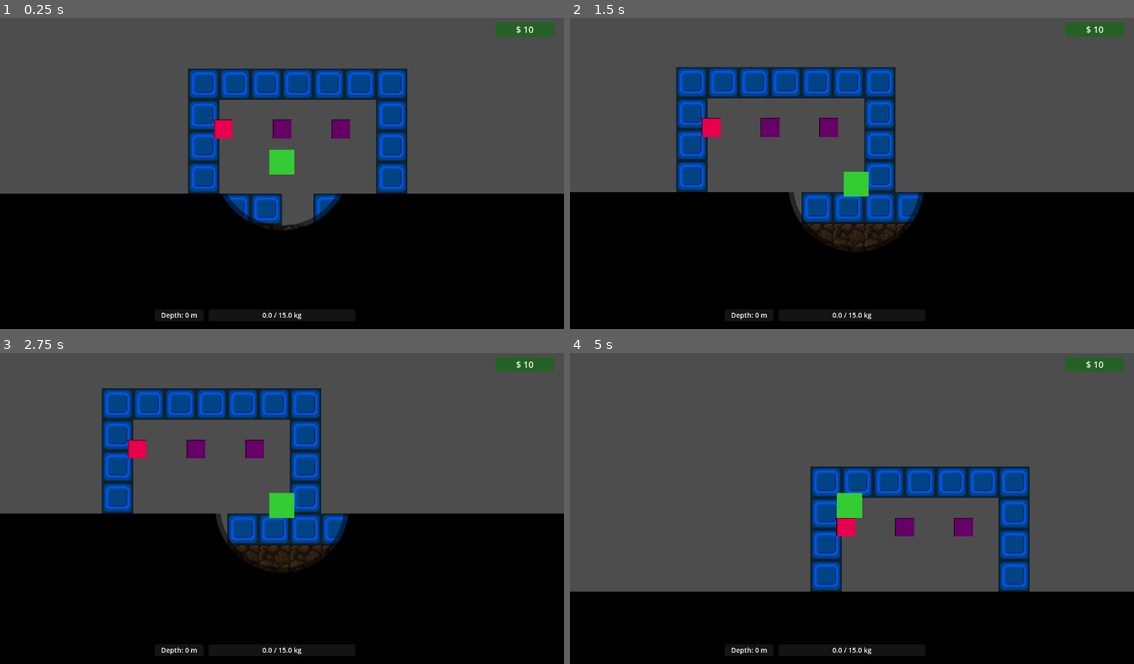
Above: before the commit, frames 1-4 (two rows, left to right).
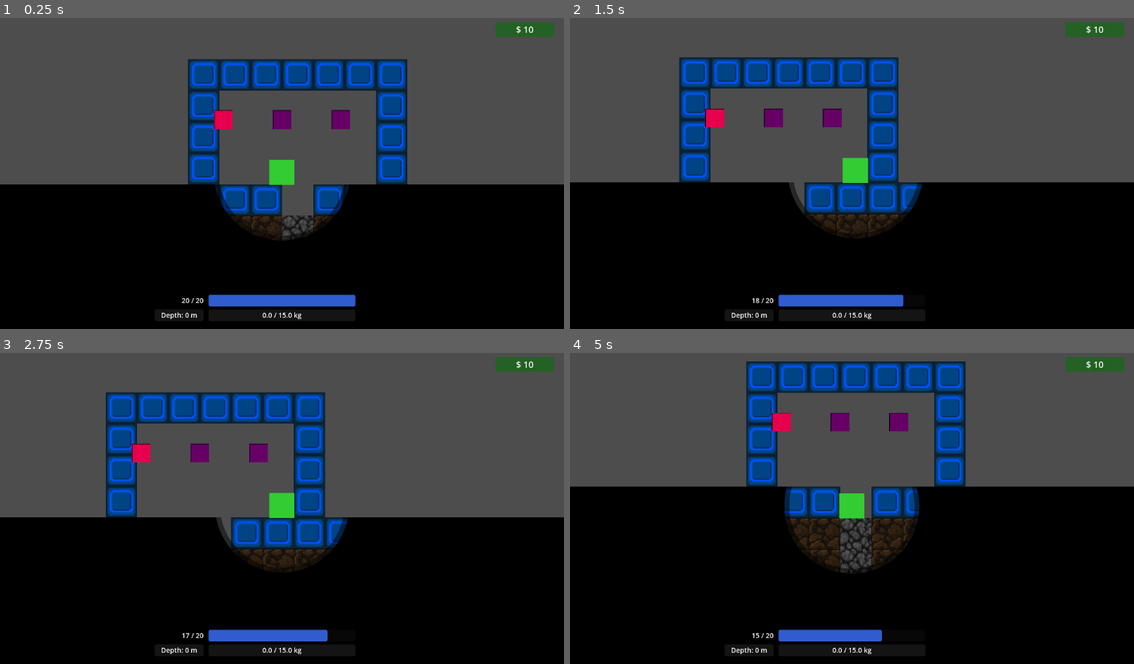
Above: after the commit, the same moments.

Repository: AndriiPets/Digger_game
Game: Godot game, scene res://Scenes/TestScenes/TestScene.tscn
Same seed, same stepped clock (60 frames per second), same inputs: the game is played once before the commit and once after it. The project has no main scene, so this scene is started directly. The engine's default icon, where the game draws it, is replaced by a stand-in: a white triangle on a blue panel in a dark square.
Inputs:
- Up to frame 1 (0.25 s): no input
- Up to frame 2 (1.5 s): tap Enter at 0.5 s; hold Right (ui_right) 0.53-1.28 s; hold Space 0.53-1.28 s; hold Down (ui_down) from 1.28 s (still down); tap Z at 1.35 s
- Up to frame 3 (2.75 s): tap Space at 1.52, 1.55, 1.82, 2.3 s; release Down (ui_down) at 2.03 s; hold Right (ui_right) from 2.03 s (still down); hold X from 2.03 s (still down)
- Up to frame 4 (5 s): tap Space at 2.75, 2.85, 3.02, 3.32, 3.77, 3.8, 4.07, 4.52, 4.55, 4.82 s; release Right (ui_right) at 2.78 s; release X at 2.78 s; hold Up (ui_up) 2.78-3.53 s; hold Z 3.53-4.28 s; hold Left (ui_left) from 3.53 s (still down); tap X at 4.35 s

The runs differ from the first frame. In frame 1, 11% of the frame differs, in the area x 0-100%, y 13-93%; in frame 2, 14%; in frame 3, 10%; in frame 4, 44%, in the area x 0-100%, y 2-93%.

Commit message:
energy system

Diff:
--- a/Objects/Managers/game_manager.gd
+++ b/Objects/Managers/game_manager.gd
@@ -3,7 +3,6 @@
 
 enum GameState {SAFE, RUN}
 
-@export var round_time: float = 60.0
 @export var player_start_pos: Vector2 = Vector2(0, -32)
 
 @export_group("References")
@@ -12,14 +11,13 @@
 @export var safe_zone: SafeZone
 
 @export_group("UI References")
-@export var game_ui: TimerUI
+@export var energy_ui: EnergyUI
 @export var encumbrance_ui: EncumbranceUI
 @export var depth_ui: DepthUI
 @export var money_ui: MoneyUI
 @export var floating_text_scene: PackedScene
 
 var total_money: int = 10
-var _current_time: float
 var _current_state: GameState = GameState.SAFE
 
 func _ready() -> void:
@@ -45,6 +43,12 @@
 			if not player.inventory.inventory_changed_value.is_connected(encumbrance_ui.update_display):
 				player.inventory.inventory_changed_value.connect(encumbrance_ui.update_display)
 				encumbrance_ui.update_display(player.inventory.current_weight, player.inventory.max_weight)
+
+		if energy_ui and not player.energy_changed.is_connected(energy_ui.update_energy):
+			player.energy_changed.connect(energy_ui.update_energy)
+
+		if not player.energy_depleted.is_connected(_on_energy_depleted):
+			player.energy_depleted.connect(_on_energy_depleted)
 
 	var shops = get_tree().get_nodes_in_group("shops")
 	for shop in shops:
@@ -80,11 +84,6 @@
 	popup.setup(text, player.global_position + random_offset, color)
 
 func _process(delta: float) -> void:
-	if _current_state == GameState.RUN and _current_time > 0:
-		_current_time -= delta
-		if game_ui: game_ui.update_timer(_current_time)
-		if _current_time <= 0: _end_round()
-
 	if depth_ui and player:
 		var grid_size = player.grid_size if "grid_size" in player else 32
 		var depth_meters = floor(player.global_position.y / float(grid_size))
@@ -101,13 +100,6 @@
 func _reset_game() -> void:
 	_current_state = GameState.SAFE
 
-	# NEW: Calculate Time based on stats
-	var bonus_time = 0.0
-	if player and player.stats:
-		bonus_time = player.stats.get_value("time_bonus")
-
-	_current_time = round_time + bonus_time
-
 	if player:
 		player.velocity = Vector2.ZERO
 		player.global_position = player_start_pos
@@ -115,14 +107,15 @@
 		player.reset_all_stats()
 
 	if terrain_manager: terrain_manager.regenerate_map()
-	if game_ui:
-		game_ui.update_timer(_current_time)
-		game_ui.set_timer_visible(false)
 
 func start_run() -> void:
 	if _current_state == GameState.SAFE:
 		_current_state = GameState.RUN
-		if game_ui: game_ui.set_timer_visible(true)
+
+func _on_energy_depleted() -> void:
+	# UPDATED: Always trigger restart if energy depleted, regardless of state
+	_spawn_floating_text("Exhausted!", Color.RED)
+	_end_round()
 
 func _end_round() -> void:
 	_reset_game()
--- a/Objects/Player/Player.tscn
+++ b/Objects/Player/Player.tscn
@@ -1,41 +1,41 @@
-[gd_scene load_steps=7 format=3 uid="uid://q3gkxaqb0g24"]
+[gd_scene format=3 uid="uid://q3gkxaqb0g24"]
 
-[ext_resource type="Script" path="res://Objects/Player/player.gd" id="1_script"]
-[ext_resource type="Script" path="res://Objects/Components/Inventory/inventory_component.gd" id="2_oansn"]
-[ext_resource type="Script" path="res://Objects/Components/Stats/stats_component.gd" id="3_stats"]
-[ext_resource type="Script" path="res://Objects/Components/Upgrades/upgrade_manager.gd" id="4_upgrades"]
+[ext_resource type="Script" uid="uid://1teegydqhma8" path="res://Objects/Player/player.gd" id="1_script"]
+[ext_resource type="Script" uid="uid://qfsa8oxar5a6" path="res://Objects/Components/Inventory/inventory_component.gd" id="2_oansn"]
+[ext_resource type="Script" uid="uid://bjt1xw1r0wdvy" path="res://Objects/Components/Stats/stats_component.gd" id="3_stats"]
+[ext_resource type="Script" uid="uid://sqidlgeqilni" path="res://Objects/Components/Upgrades/upgrade_manager.gd" id="4_upgrades"]
 
 [sub_resource type="RectangleShape2D" id="RectangleShape2D_player"]
-size = Vector2(16, 16)
+size = Vector2(24, 24)
 
 [sub_resource type="RectangleShape2D" id="RectangleShape2D_dig"]
-size = Vector2(16, 16)
+size = Vector2(24, 24)
 
-[node name="Player" type="CharacterBody2D"]
+[node name="Player" type="CharacterBody2D" unique_id=475047481]
 script = ExtResource("1_script")
 
-[node name="Visual" type="ColorRect" parent="."]
+[node name="Visual" type="ColorRect" parent="." unique_id=1934812268]
 offset_left = -12.0
 offset_top = -12.0
 offset_right = 12.0
 offset_bottom = 12.0
 color = Color(0.2, 0.8, 0.2, 1)
 
-[node name="CollisionShape2D" type="CollisionShape2D" parent="."]
+[node name="CollisionShape2D" type="CollisionShape2D" parent="." unique_id=619360698]
 shape = SubResource("RectangleShape2D_player")
 
-[node name="DigDetector" type="Area2D" parent="."]
+[node name="DigDetector" type="Area2D" parent="." unique_id=1160029519]
 
-[node name="CollisionShape2D" type="CollisionShape2D" parent="DigDetector"]
+[node name="CollisionShape2D" type="CollisionShape2D" parent="DigDetector" unique_id=1739942352]
 shape = SubResource("RectangleShape2D_dig")
 debug_color = Color(0.9, 0.2, 0.2, 0.4)
 
-[node name="Inventory" type="Node" parent="."]
+[node name="Inventory" type="Node" parent="." unique_id=1964195654]
 unique_name_in_owner = true
 script = ExtResource("2_oansn")
 
-[node name="StatsComponent" type="Node" parent="."]
+[node name="StatsComponent" type="Node" parent="." unique_id=544419760]
 script = ExtResource("3_stats")
 
-[node name="UpgradeManager" type="Node" parent="."]
+[node name="UpgradeManager" type="Node" parent="." unique_id=400928977]
 script = ExtResource("4_upgrades")
--- a/Objects/Player/player.gd
+++ b/Objects/Player/player.gd
@@ -1,9 +1,14 @@
 class_name Player
 extends CharacterBody2D
+
+# Define Movement Modes
+enum MovementMode {NORMAL, DIG, FLYING}
 
 # Signals
 signal item_collected(type: TileDefinition)
 signal inventory_full_rejected()
+signal energy_changed(current: float, max_val: float)
+signal energy_depleted
 
 # Components
 @onready var visual: ColorRect = $Visual
@@ -13,12 +18,18 @@
 @onready var upgrades: UpgradeManager = $UpgradeManager
 
 # Exports
+@export_group("Modes")
+@export var current_mode: MovementMode = MovementMode.DIG
+
 @export_group("Base Stats")
 @export var base_speed: float = 150.0
 @export var base_dig_interval: float = 0.5
 @export var grid_size: int = 32
 @export var recoil_distance: float = 10.0
 @export var recoil_recovery_speed: float = 5.0
+@export var gravity: float = 1200.0
+@export var base_max_energy: float = 20.0
+@export var fly_energy_cost: float = 4.0 # Cost per second
 
 # State
 var _input_direction: Vector2 = Vector2.ZERO
@@ -30,21 +41,24 @@
 var _dig_cooldown: float = 0.0
 var _debug_flash_timer: float = 0.0
 
+# Energy State
+var current_energy: float = 100.0
+
 func _ready() -> void:
 	add_to_group("player")
 
-	# Connect signal to listen for upgrades
 	stats.stat_changed.connect(_on_stat_changed)
 
 	# Initialize Stats
 	stats.initialize("move_speed", base_speed)
 	stats.initialize("dig_speed", base_dig_interval)
 	stats.initialize("dig_damage", 1.0)
-
-	# Initialize Time Bonus (starts at 0)
 	stats.initialize("time_bonus", 0.0)
 
-	# Initialize Weight from Inventory Component's default
+	# Initialize Energy
+	stats.initialize("max_energy", base_max_energy)
+	current_energy = stats.get_value("max_energy")
+
 	if inventory:
 		stats.initialize("max_weight", inventory.max_weight)
 
@@ -66,13 +80,18 @@
 		inventory.inventory_changed_value.connect(_on_inventory_weight_changed)
 		_on_inventory_weight_changed(inventory.current_weight, inventory.max_weight)
 
+	call_deferred("_emit_energy_update")
+
+func _emit_energy_update() -> void:
+	energy_changed.emit(current_energy, stats.get_value("max_energy"))
+
 func _on_stat_changed(stat_name: String, new_value: float) -> void:
 	if stat_name == "max_weight" and inventory:
 		inventory.max_weight = new_value
-		# Force UI update
 		inventory.inventory_changed_value.emit(inventory.current_weight, inventory.max_weight)
-		# Re-check speed penalty logic
 		_on_inventory_weight_changed(inventory.current_weight, inventory.max_weight)
+	elif stat_name == "max_energy":
+		_emit_energy_update()
 
 func reset_all_stats() -> void:
 	if stats:
@@ -80,6 +99,8 @@
 	if upgrades:
 		upgrades.clear_upgrades()
 	_speed_multiplier = 1.0
+	current_energy = stats.get_value("max_energy")
+	_emit_energy_update()
 
 func _process(delta: float) -> void:
 	if _debug_flash_timer > 0:
@@ -99,15 +120,26 @@
 func _physics_process(delta: float) -> void:
 	_handle_timers(delta)
 	_handle_input()
-	_handle_movement()
+	_handle_movement(delta)
 	_handle_actions()
+
+	if current_mode == MovementMode.FLYING:
+		consume_energy(fly_energy_cost * delta)
+
+func consume_energy(amount: float) -> void:
+	if current_energy <= 0: return
+
+	current_energy -= amount
+	if current_energy <= 0:
+		current_energy = 0
+		# Emit depleted signal immediately when hitting 0
+		energy_depleted.emit()
+
+	energy_changed.emit(current_energy, stats.get_value("max_energy"))
 
 func _handle_timers(delta: float) -> void:
 	if _dig_cooldown > 0:
 		_dig_cooldown -= delta
-
-func _unhandled_input(_event: InputEvent) -> void:
-	pass
 
 func _handle_input() -> void:
 	var raw_input := Input.get_vector("ui_left", "ui_right", "ui_up", "ui_down")
@@ -121,17 +153,41 @@
 	else:
 		_input_direction = Vector2.ZERO
 
-func _handle_movement() -> void:
+	# Hold Space to fly logic
+	if Input.is_key_pressed(KEY_SPACE) and current_energy > 0:
+		if current_mode != MovementMode.FLYING:
+			current_mode = MovementMode.FLYING
+			velocity.y = 0
+	else:
+		if current_mode == MovementMode.FLYING:
+			current_mode = MovementMode.DIG
+
+func _handle_movement(delta: float) -> void:
 	var current_speed = stats.get_value("move_speed")
-	velocity = _input_direction * current_speed * _speed_multiplier
+
+	match current_mode:
+		MovementMode.FLYING:
+			velocity = _input_direction * current_speed * _speed_multiplier
+		MovementMode.NORMAL, MovementMode.DIG:
+			velocity.x = _input_direction.x * current_speed * _speed_multiplier
+			velocity.y += gravity * delta
+
 	move_and_slide()
 
 func _handle_actions() -> void:
+	if current_mode == MovementMode.NORMAL:
+		return
+
 	if Input.is_key_pressed(KEY_Z):
 		if _dig_cooldown <= 0:
 			_try_manual_dig()
 
 func _try_manual_dig() -> void:
+	# UPDATED: Allow digging as long as we have ANY energy (>0),
+	# even if it's less than 1.0 (fractional).
+	if current_energy <= 0:
+		return
+
 	var interval = stats.get_value("dig_speed")
 	interval = max(0.05, interval)
 
@@ -143,8 +199,9 @@
 	var damage_amount = int(stats.get_value("dig_damage"))
 	var status = _terrain_manager.try_dig(global_position, _facing_direction, damage_amount)
 
-	if status == TerrainManager.DigStatus.HIT:
+	if status == TerrainManager.DigStatus.HIT or status == TerrainManager.DigStatus.DESTROYED:
 		_recoil_offset = - _facing_direction * recoil_distance
+		consume_energy(1.0)
 
 func _draw() -> void:
 	if Globals.debug_mode:
@@ -154,7 +211,6 @@
 		if _debug_flash_timer > 0: color = Color.RED
 		draw_line(start, end, color, 4.0)
 
-# UPDATED: Accept specific value for depth scaling logic
 func collect_item(item_type: TileDefinition, value: int = -1) -> void:
 	if not inventory: return
 	var success = inventory.add_item(item_type, 1, value)
--- a/Objects/Terrain/terrain_manager.gd
+++ b/Objects/Terrain/terrain_manager.gd
@@ -4,10 +4,13 @@
 signal block_broken(grid_pos: Vector2i, type: TileDefinition)
 
 enum DigStatus {NONE, HIT, DESTROYED}
+# NEW: Enum for generation modes
+enum GenerationMode {REGENERATE, PERSISTENT, PIT}
 
 # --- Configuration ---
 @export_category("Map Settings")
-@export var is_persistent: bool = true
+# NEW: Replaced is_persistent boolean with the enum
+@export var generation_mode: GenerationMode = GenerationMode.PERSISTENT
 @export var grid_size: int = 32
 @export var map_width: int = 25
 @export var map_height: int = 250
@@ -29,6 +32,10 @@
 const SOURCE_ID_TERRAIN: int = 0
 const SOURCE_ID_DAMAGE: int = 1
 
+const BASE_DEPTH_MULTIPLIER: float = 20.0
+const BASE_HP_MULTIPLIER: float = 1.15
+const BASE_VALUE_MULTIPLIER: float = 1.3
+
 @export var default_drop_scene: PackedScene
 @export var block_break_particles_scene: PackedScene
 
@@ -41,11 +48,6 @@
 
 var _cached_definitions: Array[TileDefinition] = []
 var _has_generated: bool = false
-
-#---Balance vars
-const BASE_DEPTH_MULTIPLIER: float = 20.0
-const BASE_HP_MULTIPLIER: float = 1.15
-const BASE_VALUE_MULTIPLIER: float = 1.3
 
 func _ready() -> void:
 	_base_layer.show_behind_parent = true
@@ -122,11 +124,12 @@
 # --- Generation Logic ---
 
 func regenerate_map() -> void:
-	# Persistence Check
-	if is_persistent and _has_generated:
+	# UPDATED: Check Enum instead of boolean
+	if generation_mode == GenerationMode.PERSISTENT and _has_generated:
 		print("TerrainManager: Persisting existing map.")
 		return
 
+	# Clear previous map (Happens for REGENERATE and PIT)
 	_base_layer.clear()
 	_ore_layer.clear()
 	_damage_layer.clear()
@@ -142,9 +145,16 @@
 		for x in range(-half_w - 1, half_w + 2):
 			var coords = Vector2i(x, y)
 
+			# Bedrock Borders and Floor logic
 			if x == -half_w - 1 or x == half_w + 1 or y == map_height:
 				_create_tile_at(coords, bedrock_definition, null)
 				continue
+
+			# NEW: Pit Mode Logic
+			# If in Pit Mode, check if X is within the -3 to 3 gap (6 blocks wide: -3, -2, -1, 0, 1, 2)
+			if generation_mode == GenerationMode.PIT:
+				if x >= -3 and x < 3:
+					continue # Skip generating a block here
 
 			if active_layer:
 				_generate_composite_tile(coords, active_layer)
@@ -161,11 +171,11 @@
 	var base_block: TileDefinition = _pick_weighted(layer.structural_pool)
 	if not base_block: return
 
-	# NEW: Calculate Depth Scale (DS)
+	# Calculate Depth Scale (DS)
 	# Formula: DS = 1 + (depth / 50)
 	var depth_scale: float = 1.0 + (float(coords.y) / BASE_DEPTH_MULTIPLIER)
 
-	# NEW: Scale Ore Spawn Chance
+	# Scale Ore Spawn Chance
 	# Formula: Chance = BaseChance * DS^0.25
 	var scaled_chance = global_resource_chance * pow(depth_scale, 0.25)
 
@@ -207,7 +217,7 @@
 		if ore:
 			total_hp += ore.health_bonus
 
-		# NEW: Scale Block Health
+		# Scale Block Health
 		# Formula: HP = BaseHP * DS^1.15
 		var depth_scale: float = 1.0 + (float(coords.y) / BASE_DEPTH_MULTIPLIER)
 		var scaled_hp = float(total_hp) * pow(depth_scale, BASE_HP_MULTIPLIER)
@@ -231,7 +241,7 @@
 		particles.global_position = world_pos
 		particles.setup(tile_texture_atlas, base_def.atlas_coords, grid_size)
 
-	# NEW: Scale Value for Drops
+	# Scale Value for Drops
 	# Formula: Value = BaseValue * DS^1.3
 	var depth_scale: float = 1.0 + (float(coords.y) / BASE_DEPTH_MULTIPLIER)
 	var value_multiplier: float = pow(depth_scale, BASE_VALUE_MULTIPLIER)
--- /dev/null
+++ b/Objects/UI/Energy/EnergyUI.tscn
@@ -0,0 +1,58 @@
+[gd_scene load_steps=3 format=3]
+
+[ext_resource type="Script" path="res://Objects/UI/Energy/energy_ui.gd" id="1_script"]
+
+[sub_resource type="StyleBoxFlat" id="StyleBoxFlat_blue"]
+bg_color = Color(0.2, 0.4, 0.9, 0.9)
+corner_radius_top_left = 4
+corner_radius_top_right = 4
+corner_radius_bottom_right = 4
+corner_radius_bottom_left = 4
+
+[node name="EnergyUI" type="CanvasLayer"]
+script = ExtResource("1_script")
+
+[node name="Control" type="Control" parent="."]
+layout_mode = 3
+anchors_preset = 15
+anchor_right = 1.0
+anchor_bottom = 1.0
+grow_horizontal = 2
+grow_vertical = 2
+mouse_filter = 2
+
+[node name="ProgressBar" type="ProgressBar" parent="Control"]
+layout_mode = 1
+anchors_preset = 7
+anchor_left = 0.5
+anchor_top = 1.0
+anchor_right = 0.5
+anchor_bottom = 1.0
+offset_left = -150.0
+offset_top = -70.0
+offset_right = 150.0
+offset_bottom = -46.0
+grow_horizontal = 2
+grow_vertical = 0
+theme_override_styles/fill = SubResource("StyleBoxFlat_blue")
+show_percentage = false
+
+[node name="Label" type="Label" parent="Control"]
+layout_mode = 1
+anchors_preset = 7
+anchor_left = 0.5
+anchor_top = 1.0
+anchor_right = 0.5
+anchor_bottom = 1.0
+offset_left = -230.0
+offset_top = -70.0
+offset_right = -160.0
+offset_bottom = -46.0
+grow_horizontal = 2
+grow_vertical = 0
+theme_override_colors/font_outline_color = Color(0, 0, 0, 1)
+theme_override_constants/outline_size = 4
+theme_override_font_sizes/font_size = 14
+text = "100 / 100"
+horizontal_alignment = 2
+vertical_alignment = 1
--- /dev/null
+++ b/Objects/UI/Energy/energy_ui.gd
@@ -0,0 +1,16 @@
+class_name EnergyUI
+extends CanvasLayer
+
+@onready var progress_bar: ProgressBar = $Control/ProgressBar
+@onready var value_label: Label = $Control/Label
+
+func update_energy(current: float, maximum: float) -> void:
+	progress_bar.max_value = maximum
+	progress_bar.value = current
+
+	# UPDATED: Use ceil() so 0.5 shows as 1, ensuring "0" truly means empty.
+	var display_val = ceil(current)
+	if display_val == 0 and current > 0: display_val = 1 # Safety clamp
+	if current <= 0: display_val = 0
+
+	value_label.text = "%d / %d" % [int(display_val), int(maximum)]
--- a/Scenes/TestScenes/TestScene.tscn
+++ b/Scenes/TestScenes/TestScene.tscn
@@ -14,7 +14,7 @@
 [ext_resource type="Resource" uid="uid://biumhcgtb2qsp" path="res://Resources/Terrain/Layers/layer3_depths.tres" id="7_72xxr"]
 [ext_resource type="PackedScene" uid="uid://dthmkjnj2uodq" path="res://Objects/Camera/GameCamera.tscn" id="7_camera"]
 [ext_resource type="PackedScene" uid="uid://gno0t7q04vvb" path="res://Objects/Components/Drop/Drop.tscn" id="9_72xxr"]
-[ext_resource type="PackedScene" uid="uid://bwhk861k13gr4" path="res://Objects/UI/Timer/TimerUi.tscn" id="10_66x0g"]
+[ext_resource type="PackedScene" path="res://Objects/UI/Energy/EnergyUI.tscn" id="10_energy"]
 [ext_resource type="PackedScene" uid="uid://cs0lsmn0n0hmv" path="res://Objects/Components/SafeZone/SafeZone.tscn" id="11_safezone"]
 [ext_resource type="Script" uid="uid://qfsa8oxar5a6" path="res://Objects/Components/Inventory/inventory_component.gd" id="14_j3c8t"]
 [ext_resource type="PackedScene" path="res://Objects/UI/Encumbrance/EncumbranceUI.tscn" id="16_nxyhc"]
@@ -38,12 +38,12 @@
 physics_layer_0/collision_layer = 1
 sources/0 = SubResource("TileSetAtlasSource_manual")
 
-[node name="TestScene" type="Node2D" unique_id=1288944363 node_paths=PackedStringArray("terrain_manager", "player", "safe_zone", "game_ui", "encumbrance_ui", "depth_ui", "money_ui")]
+[node name="TestScene" type="Node2D" unique_id=1288944363 node_paths=PackedStringArray("terrain_manager", "player", "safe_zone", "energy_ui", "encumbrance_ui", "depth_ui", "money_ui")]
 script = ExtResource("1_vm3kb")
 terrain_manager = NodePath("TerrainManager")
 player = NodePath("Player")
 safe_zone = NodePath("SafeZone")
-game_ui = NodePath("GameUI")
+energy_ui = NodePath("EnergyUI")
 encumbrance_ui = NodePath("EncumbranceUI")
 depth_ui = NodePath("DepthUI")
 money_ui = NodePath("MoneyUI")
@@ -66,7 +66,7 @@
 [node name="GameCamera" parent="." unique_id=101017697 instance=ExtResource("7_camera")]
 zoom = Vector2(2, 2)
 
-[node name="GameUI" parent="." unique_id=547995439 instance=ExtResource("10_66x0g")]
+[node name="EnergyUI" parent="." instance=ExtResource("10_energy")]
 layer = 99
 
 [node name="SafeZone" parent="." unique_id=1549421324 instance=ExtResource("11_safezone")]
Not shown, added: Objects/UI/Energy/energy_ui.gd.uid
